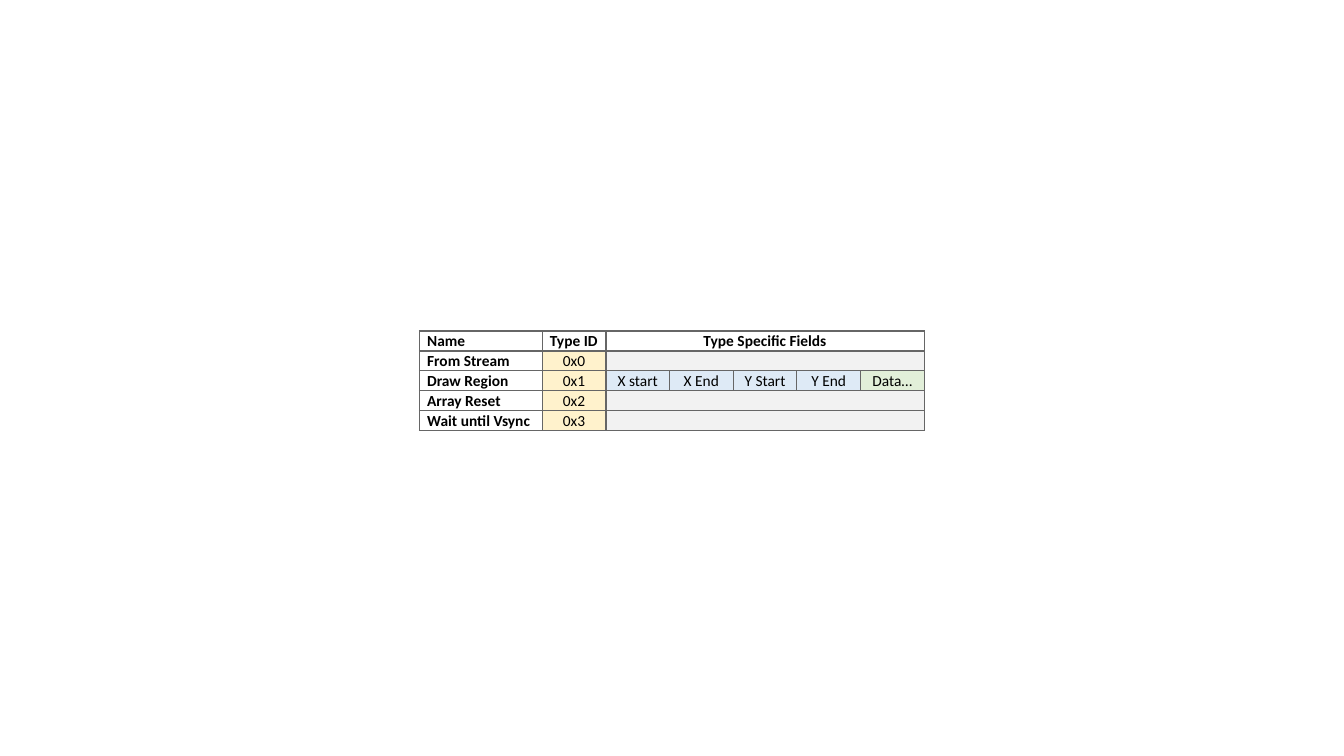
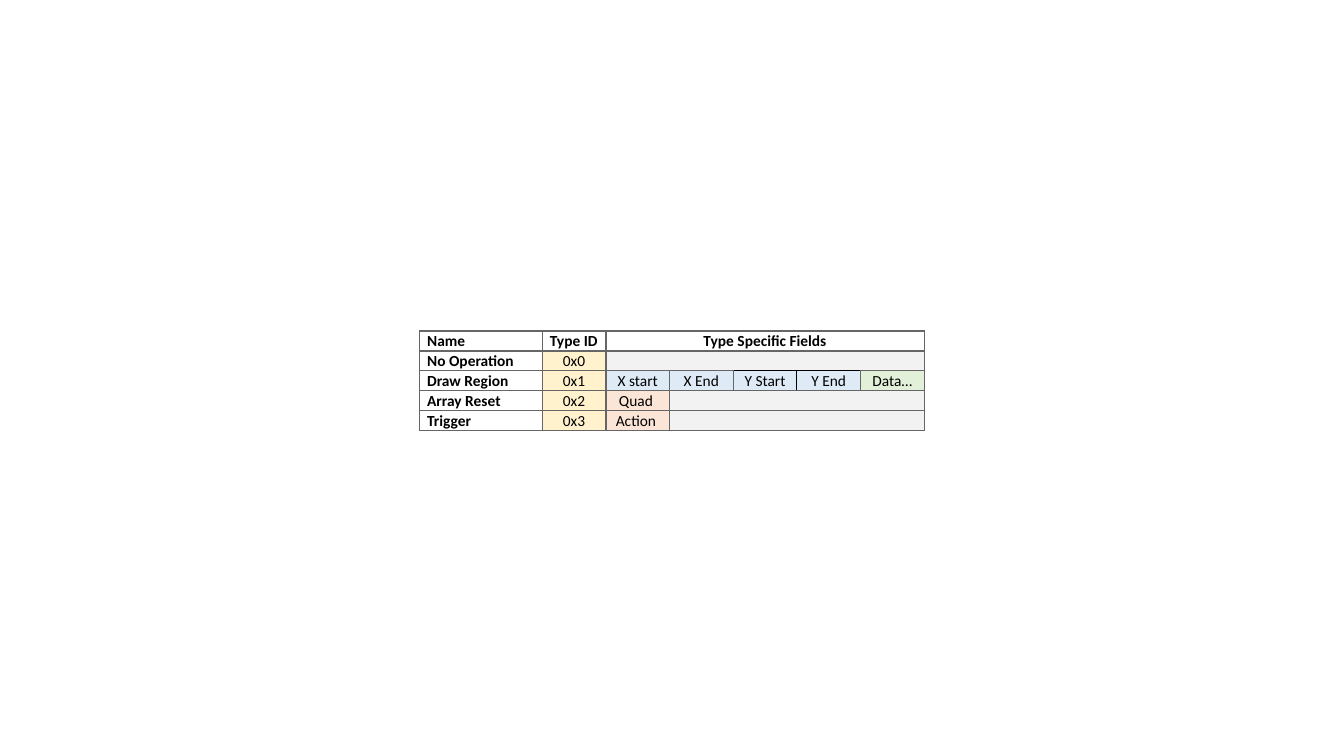
Before and after one commit to snaphat/phd_aaron_landwehr, a slide deck: slide 1 of fig/packet_chart.pptx. Drawn at 1344x756 pixels with LibreOffice and Linux fonts; fonts in the diff are those of the drawing. Boxes give left, top, right and bottom in pixels: in the first picture for what was removed or moved away, otherwise in the second. Text is boxed around its words. In the diff, an @@ line names an element or a change of style, - is before the commit and + after.

Commit message:
Moved sections around in PDP protocol chapter. Added PDP stream example stream graphic. Modified PDP packet diagram to fit discussion. Added text to Stream Decoding section.

```diff
--- a/fig/packet_chart.pptx
+++ b/fig/packet_chart.pptx
@@ table at (419,331,924,435) @@
-row 2, column 1: From Stream
+row 2, column 1: No Operation
-row 4, column 3: 
+row 4, column 3: Quad
-row 5, column 1: Wait until Vsync
+row 5, column 1: Trigger
-row 5, column 3: 
+row 5, column 3: Action
@@ fill #F2F2F2 to #FBE5D6 in 2 cells @@
@@ borders changed @@
```
Also in this commit, not shown: 5 other files.
